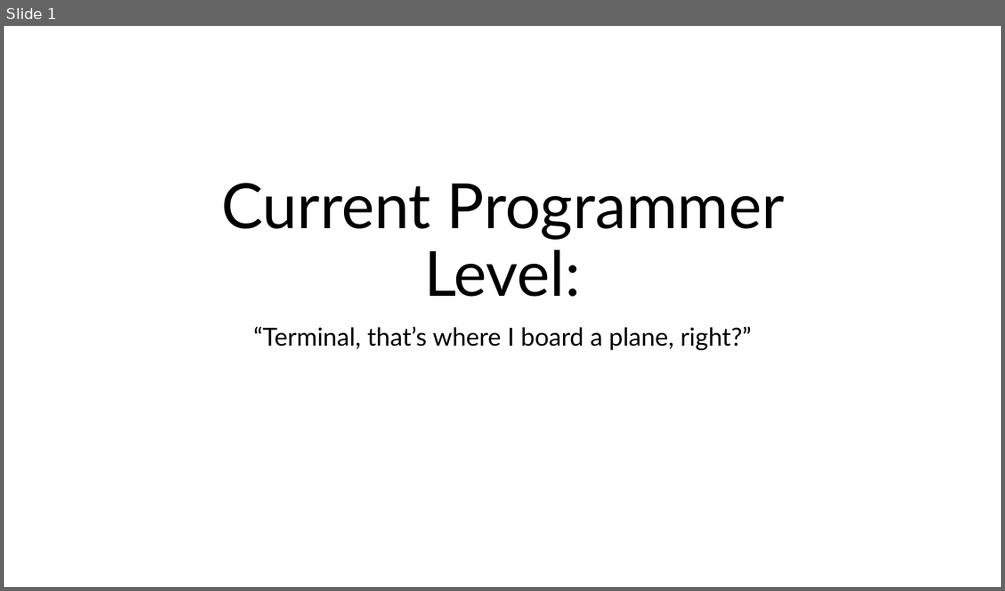
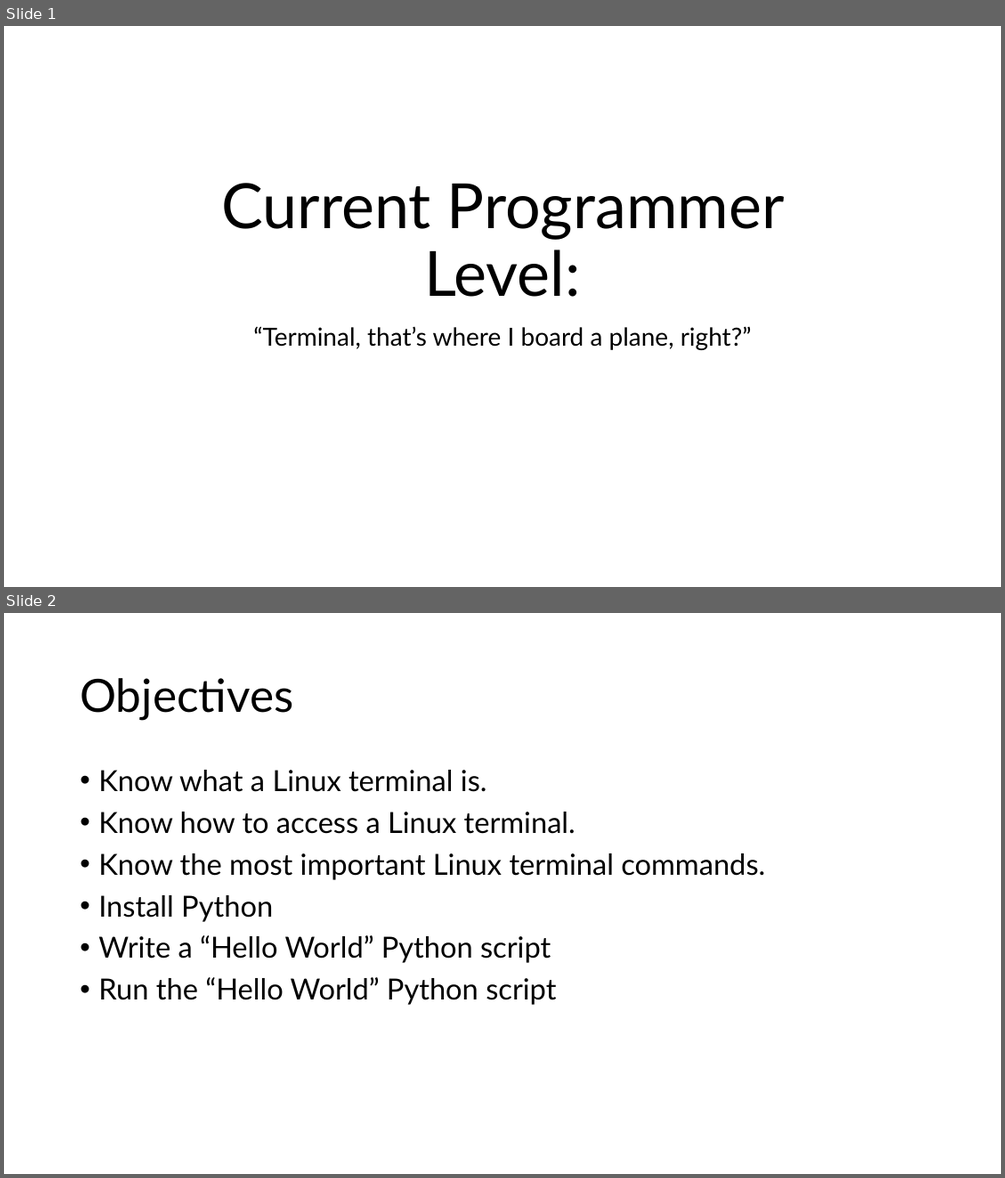
Before and after one commit to SIMCODES-ISU/training_materials, a slide deck: sde_setup/sde_setup.pptx. Shown one above the other, each under a label of ours: slide 1 before the commit, slides 1 and 2 after it. The pictures are 1005x591 and 1005x1178 pixels, drawn with LibreOffice and Linux fonts; fonts in the diff are those of the drawing. Boxes give left, top, right and bottom in pixels: in the first picture for what was removed or moved away, otherwise in the second. Text is boxed around its words. In the diff, an @@ line names an element or a change of style, - is before the commit and + after.

Commit message:
add a second slide to test scrolling

```diff
--- a/sde_setup/sde_setup.pptx
+++ b/sde_setup/sde_setup.pptx
@@ slide 2 added at (4, 613, 1001, 1174), background #FFFFFF @@
@@ title added at (80, 678, 293, 720), 44 pt, text #000000 @@
+Objectives
@@ text added at (98, 770, 765, 1005), 28 pt, text #000000 @@
+• Know what a Linux terminal is.
+• Know how to access a Linux terminal.
+• Know the most important Linux terminal commands.
+• Install Python
+• Write a “Hello World” Python script
+• Run the “Hello World” Python script
```
Also in this commit, not shown: 1 other file.
